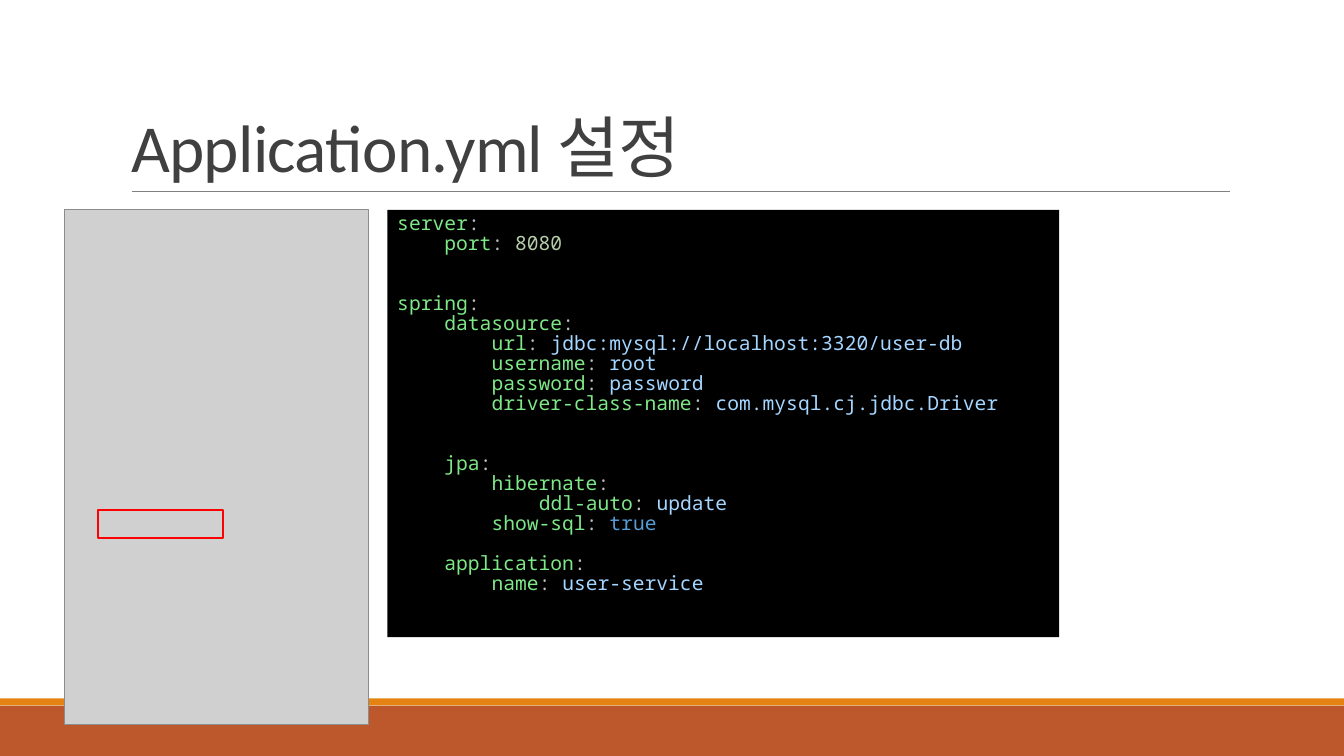
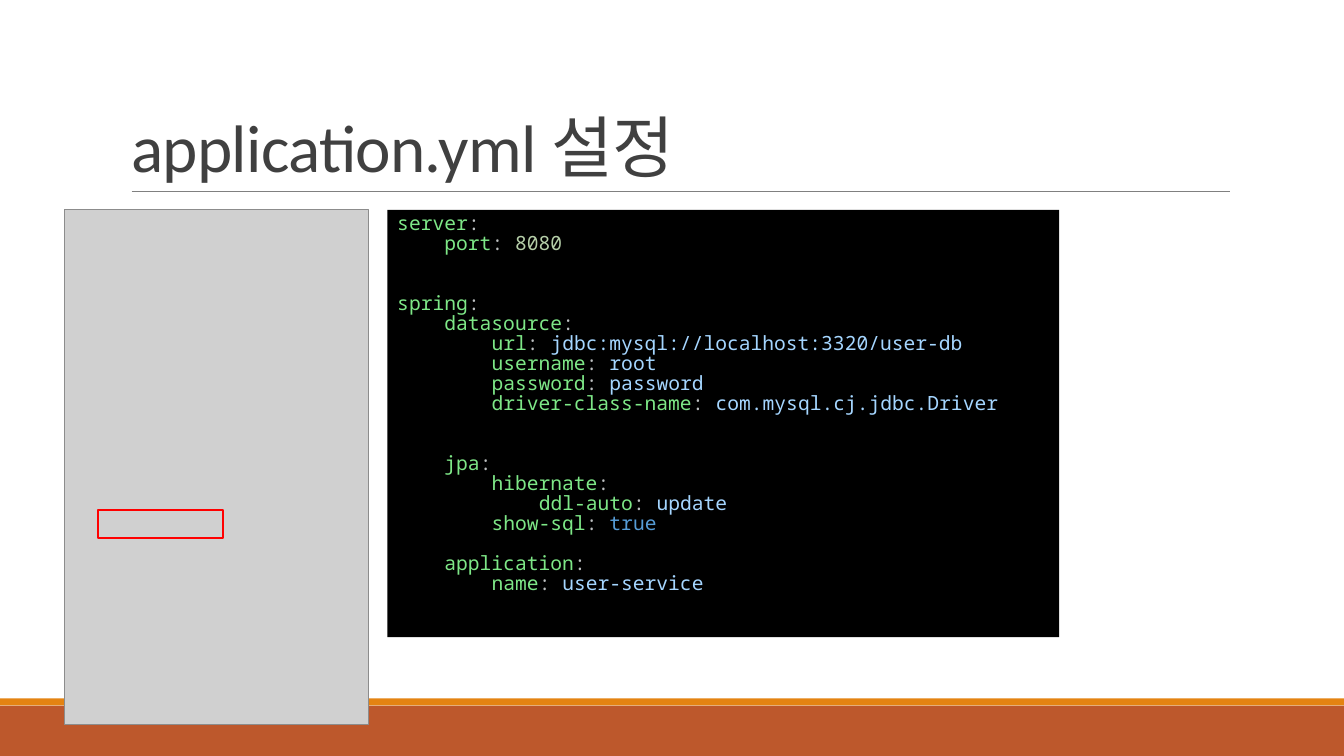
Before and after one commit to khb3025/study-msa, a slide deck: slide 11 of msa-ppt/2. 마이크로 서비스 구축.pptx. Drawn at 1344x756 pixels with LibreOffice and Linux fonts; fonts in the diff are those of the drawing; grey boxes stand for pictures. Boxes give left, top, right and bottom in pixels: in the first picture for what was removed or moved away, otherwise in the second. Text is boxed around its words. In the diff, an @@ line names an element or a change of style, - is before the commit and + after.

```diff
--- a/msa-ppt/2. 마이크로 서비스 구축.pptx
+++ b/msa-ppt/2. 마이크로 서비스 구축.pptx
@@ title at box(131, 116, 674, 183): text changed @@
-Application.yml 설정
+application.yml 설정
```
Also in this commit, not shown: 2 other slides changed, 12 slides added, 18 other files.
